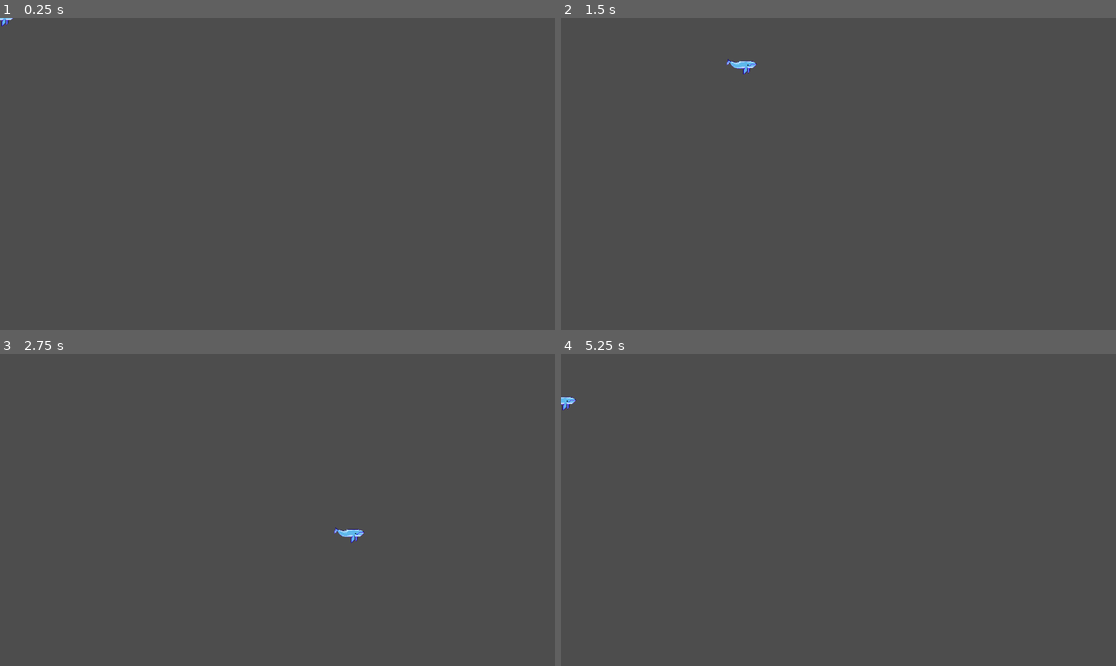
Above: before the commit, frames 1-4 (two rows, left to right).
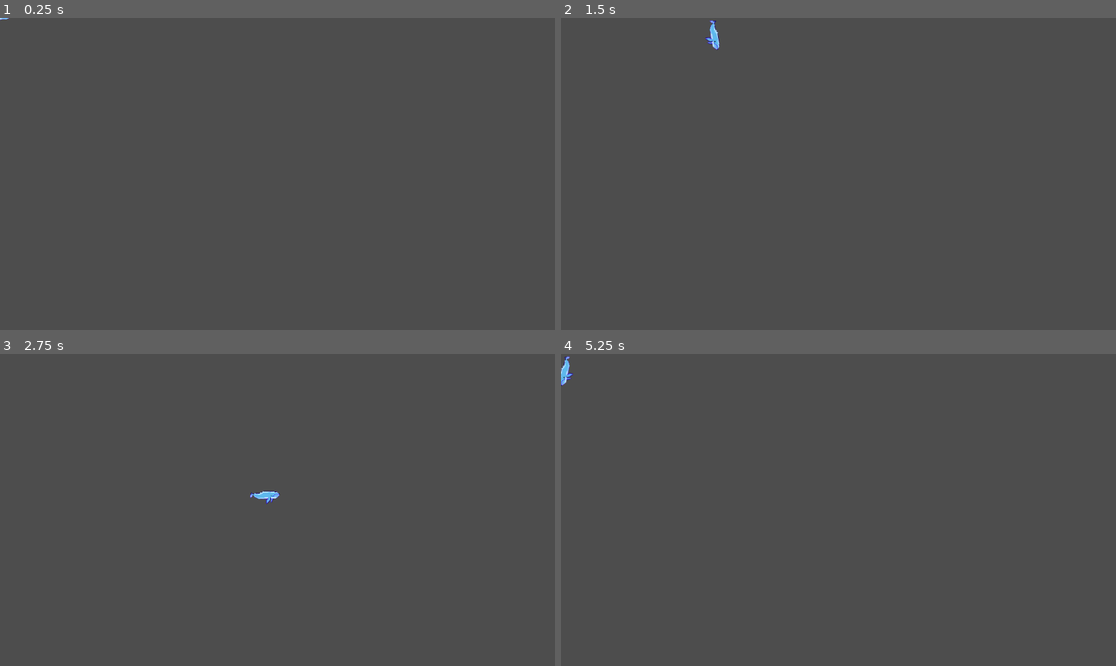
Above: after the commit, the same moments.

Repository: milana-94888u/revenge-of-the-deep
Game: Godot game, scene res://src/whale/whale.tscn
Two runs of this game, one before a commit and one after it. Both use one fixed random seed, a clock stepped at 60 frames per second and the inputs below. The project has no main scene, so this scene is started directly.
Inputs:
- Up to frame 1 (0.25 s): no input
- Up to frame 2 (1.5 s): tap Enter at 0.5 s; hold Right (ui_right) 0.53-1.28 s; hold Down (ui_down) from 1.28 s (still down)
- Up to frame 3 (2.75 s): release Down (ui_down) at 2.03 s; hold Right (ui_right) from 2.03 s (still down)
- Up to frame 4 (5.25 s): release Right (ui_right) at 2.78 s; hold Up (ui_up) 2.78-3.53 s; hold Left (ui_left) 3.53-5.03 s; hold Down (ui_down) from 5.03 s (still down)

The runs differ from the first frame. In frame 1, less than 0.1% of the frame differs, in the area x 0-3%, y 0-3%; in frame 2, 0.2%, in the area x 26-36%, y 0-19%; in frame 3, 0.2%; in frame 4, 0.2%.

Commit message:
whale rotation in script

Diff:
--- a/src/whale/whale.gd
+++ b/src/whale/whale.gd
@@ -1,4 +1,18 @@
 extends CharacterBody2D
+
+
+@onready var physics_frames := ProjectSettings.get_setting("physics/common/physics_ticks_per_second") as float
+
+
+@export var speed := 400.0
+@export var acceleration := 40.0
+@export var friction := 60.0
+
+
+@onready var sprite := $AnimatedSprite2D
+
+
+var rotation_axis := Vector2.RIGHT
 
 
 var action_to_direction := {
@@ -8,23 +22,48 @@
 	"ui_left": Vector2.LEFT,
 }
 
-var target_direction: Vector2
+var input_direction: Vector2
+
+
+func _ready() -> void:
+	sprite.play("default")
+
+
+func adjust_rotation() -> void:
+	if velocity.x < 0:
+		rotation_axis = Vector2.LEFT
+		sprite.flip_h = true
+	elif velocity.x > 0:
+		rotation_axis = Vector2.RIGHT
+		sprite.flip_h = false
+	rotation = rotation_axis.angle_to(velocity)
 
 
 func _physics_process(delta: float) -> void:
-	print(velocity)
-	velocity = target_direction * 500
+	if input_direction:
+		accelerate(input_direction.normalized(), delta * physics_frames)
+	else:
+		add_friction(delta * physics_frames)
+	adjust_rotation()
 	move_and_slide()
 
 
-func set_direction_strenght(event: InputEvent, action: StringName) -> void:
+func accelerate(direction: Vector2, delta_scale: float) -> void:
+	velocity = velocity.move_toward(direction * speed, acceleration * delta_scale)
+
+
+func add_friction(delta_scale: float) -> void:
+	velocity = velocity.move_toward(Vector2.ZERO, friction * delta_scale)
+
+
+func set_input_direction_strenght(event: InputEvent, action: StringName) -> void:
 	var direction: Vector2 = action_to_direction[action]
 	if event.is_action_pressed(action):
-		target_direction += direction
+		input_direction += direction
 	elif event.is_action_released(action):
-		target_direction -= direction
+		input_direction -= direction
 
 
 func _unhandled_input(event: InputEvent) -> void:
 	for action in action_to_direction:
-		set_direction_strenght(event, action)
+		set_input_direction_strenght(event, action)
--- a/src/whale/whale.tscn
+++ b/src/whale/whale.tscn
@@ -90,9 +90,14 @@
 
 [node name="AnimatedSprite2D" type="AnimatedSprite2D" parent="."]
 sprite_frames = SubResource("SpriteFrames_s6iue")
-frame_progress = 0.670135
+frame_progress = 0.5326
+flip_h = true
 
 [node name="CollisionShape2D" type="CollisionShape2D" parent="."]
 position = Vector2(0, -2)
 rotation = 1.5708
 shape = SubResource("CapsuleShape2D_kkmty")
+
+[node name="Camera2D" type="Camera2D" parent="."]
+enabled = false
+zoom = Vector2(10, 10)
